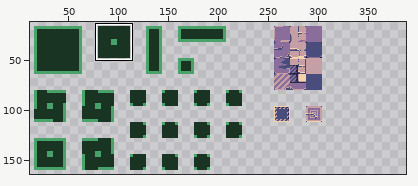
Two states of a sprite sheet, assets/tileset.png. The picture above shows the old version from afar; the outline marks the close-up.
Close-up. The starting point:
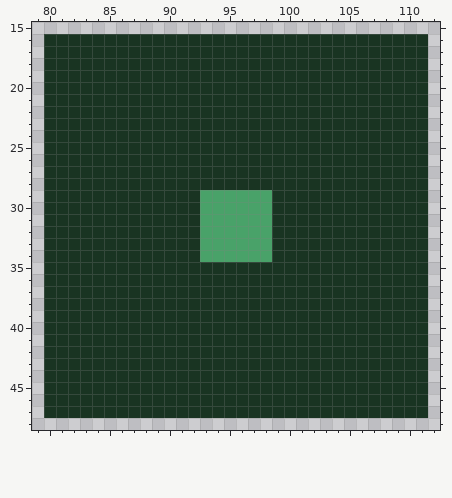
The file is 512x256 pixels. Shown: x 79..112, y 15..48. The wide view leaves out empty margins. The commit also changed other parts of the picture, which this record leaves out.
Now the later version:
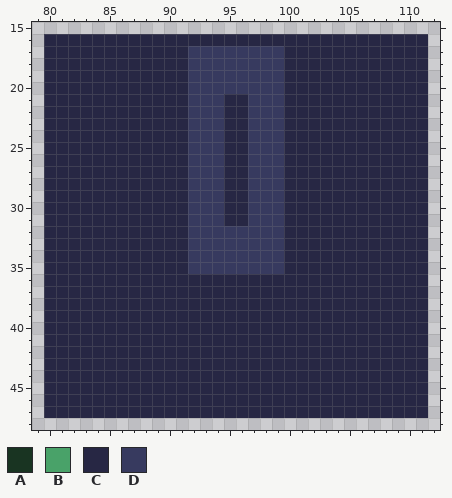
Palette (. is transparent): A #193422  B #49a269  C #272744  D #373a5f
Edits made:
Changed rows in their new state; - is an unchanged pixel.
first column x 80:
16 CCCCCCCCCCCCCCCCCCCCCCCCCCCCCCCC
17 CCCCCCCCCCCCDDDDDDDDCCCCCCCCCCCC
18 CCCCCCCCCCCCDDDDDDDDCCCCCCCCCCCC
19 CCCCCCCCCCCCDDDDDDDDCCCCCCCCCCCC
20 CCCCCCCCCCCCDDDDDDDDCCCCCCCCCCCC
21 CCCCCCCCCCCCDDDCCDDDCCCCCCCCCCCC
22 CCCCCCCCCCCCDDDCCDDDCCCCCCCCCCCC
23 CCCCCCCCCCCCDDDCCDDDCCCCCCCCCCCC
24 CCCCCCCCCCCCDDDCCDDDCCCCCCCCCCCC
25 CCCCCCCCCCCCDDDCCDDDCCCCCCCCCCCC
26 CCCCCCCCCCCCDDDCCDDDCCCCCCCCCCCC
27 CCCCCCCCCCCCDDDCCDDDCCCCCCCCCCCC
28 CCCCCCCCCCCCDDDCCDDDCCCCCCCCCCCC
29 CCCCCCCCCCCCDDDCCDDDCCCCCCCCCCCC
30 CCCCCCCCCCCCDDDCCDDDCCCCCCCCCCCC
31 CCCCCCCCCCCCDDDCCDDDCCCCCCCCCCCC
32 CCCCCCCCCCCCDDDDDDDDCCCCCCCCCCCC
33 CCCCCCCCCCCCDDDDDDDDCCCCCCCCCCCC
34 CCCCCCCCCCCCDDDDDDDDCCCCCCCCCCCC
35 CCCCCCCCCCCCDDDDDDDDCCCCCCCCCCCC
36 CCCCCCCCCCCCCCCCCCCCCCCCCCCCCCCC
37 CCCCCCCCCCCCCCCCCCCCCCCCCCCCCCCC
38 CCCCCCCCCCCCCCCCCCCCCCCCCCCCCCCC
39 CCCCCCCCCCCCCCCCCCCCCCCCCCCCCCCC
40 CCCCCCCCCCCCCCCCCCCCCCCCCCCCCCCC
41 CCCCCCCCCCCCCCCCCCCCCCCCCCCCCCCC
42 CCCCCCCCCCCCCCCCCCCCCCCCCCCCCCCC
43 CCCCCCCCCCCCCCCCCCCCCCCCCCCCCCCC
44 CCCCCCCCCCCCCCCCCCCCCCCCCCCCCCCC
45 CCCCCCCCCCCCCCCCCCCCCCCCCCCCCCCC
46 CCCCCCCCCCCCCCCCCCCCCCCCCCCCCCCC
47 CCCCCCCCCCCCCCCCCCCCCCCCCCCCCCCC
